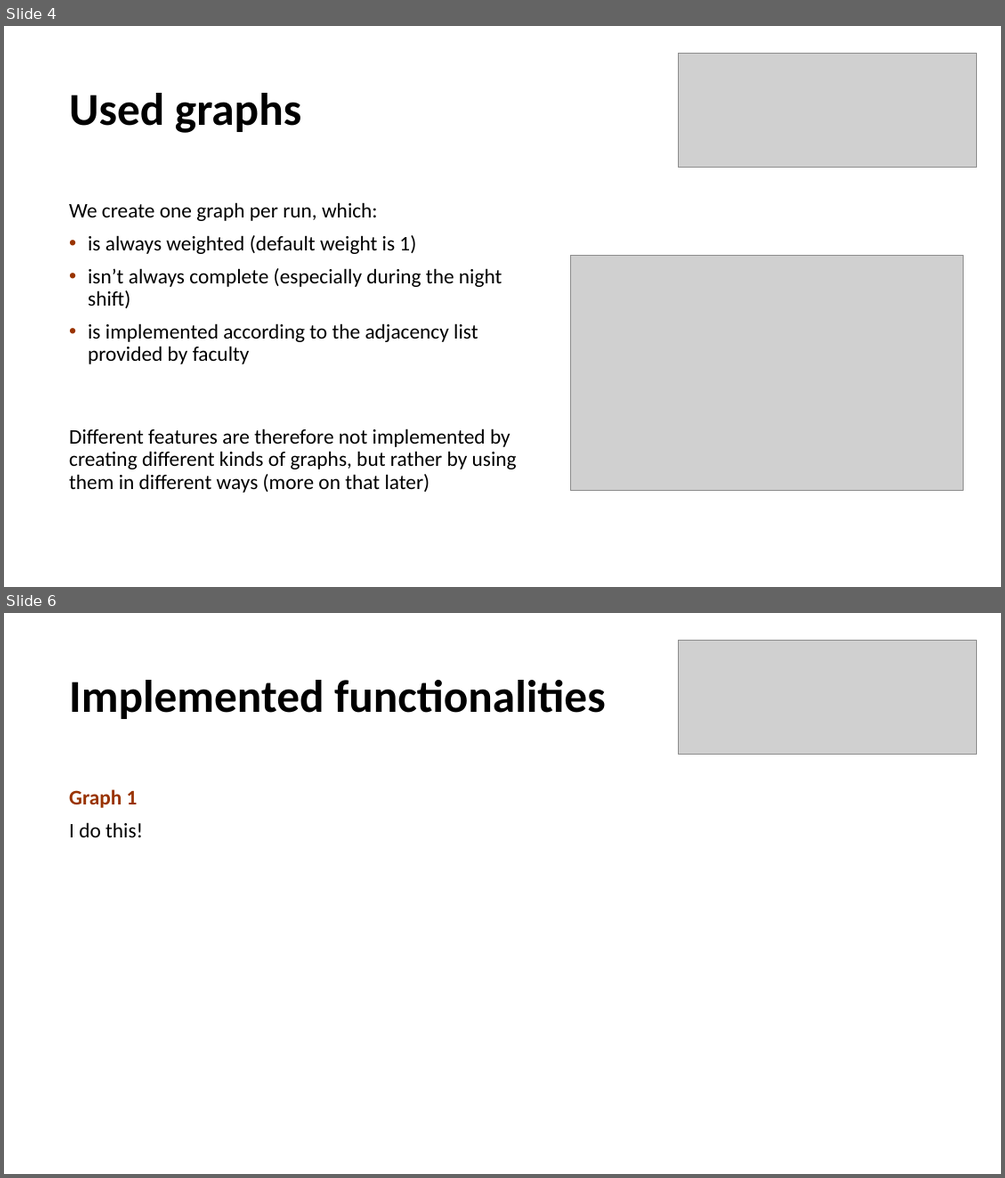
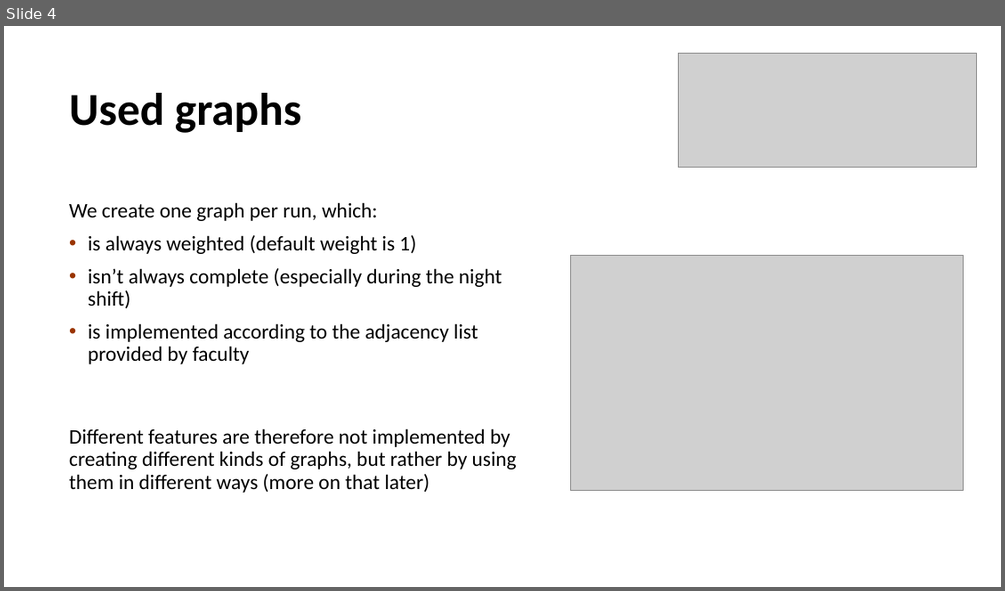
Before and after one commit to gpe0/AED-2, a slide deck: AED2.pptx. Shown one above the other, each under a label of ours: slides 4 and 6 before the commit, slide 4 after it; the slides between them are not shown. The pictures are 1005x1178 and 1005x591 pixels, drawn with LibreOffice and Linux fonts; fonts in the diff are those of the drawing; grey boxes stand for pictures. Boxes give left, top, right and bottom in pixels: in the first picture for what was removed or moved away, otherwise in the second. Text is boxed around its words. In the diff, an @@ line names an element or a change of style, - is before the commit and + after.

```diff
--- a/AED2.pptx
+++ b/AED2.pptx
@@ slide 6 removed at [4, 613, 1001, 1174], background #FFFFFF @@
@@ picture removed at [679, 640, 976, 755] @@
@@ text removed at [69, 680, 606, 719] @@
-Implemented functionalities
@@ text removed at [69, 789, 143, 837] @@
-Graph 1
-I do this!
```
Also in this commit, not shown: 4 slides changed, 2 slides added.
